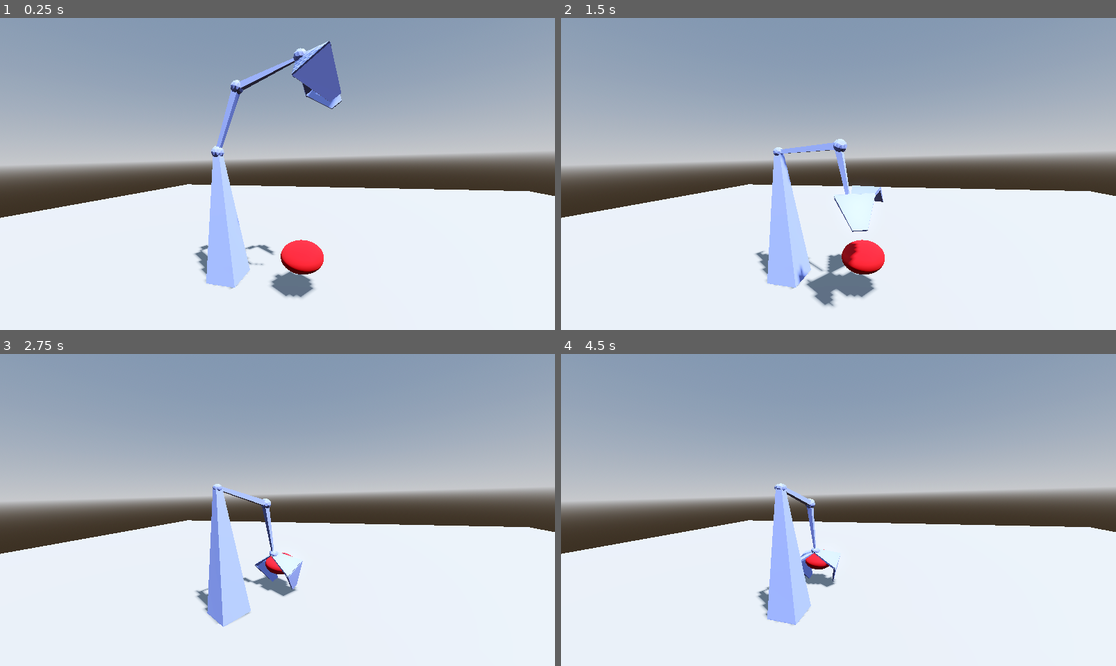
Above: before the commit, frames 1-4 (two rows, left to right).
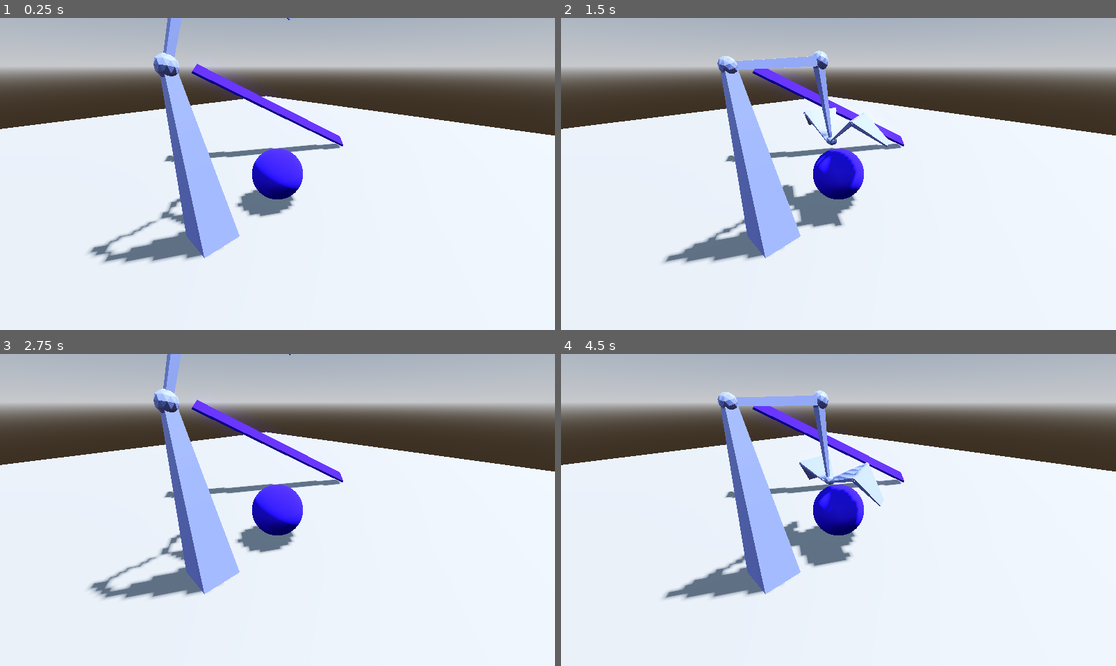
Above: after the commit, the same moments.

Repository: borismassesa/Comp-360-Assignment-4
Game: Godot game, scene res://main.tscn
Two runs of this game, one before a commit and one after it. Both use one fixed random seed, a clock stepped at 60 frames per second and the inputs below.
Inputs:
- Up to frame 1 (0.25 s): no input
- Up to frame 2 (1.5 s): no input
- Up to frame 3 (2.75 s): no input
- Up to frame 4 (4.5 s): no input

The runs differ from the first frame. In frame 1, 61% of the frame differs, in the area x 0-100%, y 0-90%; in frame 2, 62%, in the area x 0-100%, y 0-93%; in frame 3, 61%; in frame 4, 60%.

Commit message:
Worked on the arm to pick the ball and drop on the slider

Diff:
--- a/main.tscn
+++ b/main.tscn
@@ -18,21 +18,36 @@
 [sub_resource type="BoxShape3D" id="BoxShape3D_r1m0o"]
 size = Vector3(0.4, 0.8, 0.4)
 
-[sub_resource type="SphereMesh" id="SphereMesh_1os2g"]
-radius = 0.3
-height = 0.4
-
-[sub_resource type="StandardMaterial3D" id="StandardMaterial3D_r8vyi"]
-albedo_color = Color(0.744191, 0.0278696, 0.0850412, 1)
-
-[sub_resource type="SphereShape3D" id="SphereShape3D_o5i8t"]
-radius = 0.2
-
 [sub_resource type="BoxMesh" id="BoxMesh_ymbo6"]
 size = Vector3(20, 0.2, 20)
 
 [sub_resource type="BoxShape3D" id="BoxShape3D_0x53a"]
 size = Vector3(20, 0.2, 20)
+
+[sub_resource type="StandardMaterial3D" id="StandardMaterial3D_7q5x6"]
+albedo_color = Color(0.1828, 7.89344e-06, 0.995703, 1)
+
+[sub_resource type="BoxMesh" id="BoxMesh_uv8nf"]
+material = SubResource("StandardMaterial3D_7q5x6")
+size = Vector3(0.4, 0.05, 4)
+
+[sub_resource type="BoxShape3D" id="BoxShape3D_qc3dw"]
+size = Vector3(0.4, 0, 2)
+
+[sub_resource type="PhysicsMaterial" id="PhysicsMaterial_qefxv"]
+friction = 0.68
+bounce = 0.53
+
+[sub_resource type="StandardMaterial3D" id="StandardMaterial3D_4ilyg"]
+albedo_color = Color(0.140705, 3.94672e-05, 0.895245, 1)
+
+[sub_resource type="SphereMesh" id="SphereMesh_xkses"]
+material = SubResource("StandardMaterial3D_4ilyg")
+radius = 0.4
+height = 0.8
+
+[sub_resource type="SphereShape3D" id="SphereShape3D_0roy8"]
+radius = 0.4
 
 [node name="origin" type="Node3D"]
 
@@ -44,34 +59,20 @@
 environment = SubResource("Environment_qusxx")
 
 [node name="Camera3D" type="Camera3D" parent="."]
-transform = Transform3D(-0.317418, -0.0834691, 0.944605, -0.0265874, 0.99651, 0.0791215, -0.947913, 0, -0.318529, 2.78126, 1.88593, -1.79541)
+transform = Transform3D(-0.317418, -0.0834691, 0.944605, -0.0265874, 0.99651, 0.0791215, -0.947913, -1.3755e-08, -0.31853, 2.78126, 2.22292, -3.2338)
 
 [node name="arm" parent="." instance=ExtResource("1_sb113")]
-transform = Transform3D(1, 0, 0, 0, 1, 0, 0, 0, 1, 0.0726399, 0, -0.0132054)
+transform = Transform3D(1, 0, 0, 0, 1, 0, 0, 0, 1, 0.016439, 0.0739744, 0)
 
 [node name="GrabArea" type="Area3D" parent="arm"]
-transform = Transform3D(1, 0, 0, 0, 1, 0, 0, 0, 1, 0, 1.2, 1.5)
+transform = Transform3D(1, 0, 0, 0, 1, 0, 0, 0, 1, 0, 1.5452, 1.2)
 collision_layer = 4
 collision_mask = 2
 
 [node name="CollisionShape3D" type="CollisionShape3D" parent="arm/GrabArea"]
 shape = SubResource("BoxShape3D_r1m0o")
 
-[node name="PhysicsSystem" type="Node3D" parent="."]
-
-[node name="Ball" type="RigidBody3D" parent="PhysicsSystem"]
-collision_layer = 2
-collision_mask = 2
-
-[node name="MeshInstance3D" type="MeshInstance3D" parent="PhysicsSystem/Ball"]
-mesh = SubResource("SphereMesh_1os2g")
-surface_material_override/0 = SubResource("StandardMaterial3D_r8vyi")
-
-[node name="CollisionShape3D" type="CollisionShape3D" parent="PhysicsSystem/Ball"]
-shape = SubResource("SphereShape3D_o5i8t")
-
 [node name="Floor" type="StaticBody3D" parent="."]
-transform = Transform3D(1, 0, 0, 0, 1, 0, 0, 0, 1, 0, -0.1, 0)
 collision_mask = 0
 
 [node name="MeshInstance3D" type="MeshInstance3D" parent="Floor"]
@@ -79,3 +80,25 @@
 
 [node name="CollisionShape3D" type="CollisionShape3D" parent="Floor"]
 shape = SubResource("BoxShape3D_0x53a")
+
+[node name="Slider" type="Node3D" parent="."]
+transform = Transform3D(1, 0, 0, 0, 0.939693, 0.34202, 0, -0.34202, 0.939693, -1.30947, 0.760599, -4.17639)
+
+[node name="MeshInstance3D" type="MeshInstance3D" parent="Slider"]
+transform = Transform3D(-0.684326, 0.534929, 0.49553, 0.526396, 0.832676, -0.171929, -0.504585, 0.143189, -0.851406, -0.261427, -0.11901, 1.39653)
+mesh = SubResource("BoxMesh_uv8nf")
+
+[node name="CollisionShape3D" type="CollisionShape3D" parent="Slider/MeshInstance3D"]
+transform = Transform3D(1, -5.96046e-08, -1.19209e-07, 0, 1, 0, -2.98023e-08, 2.98023e-08, 1, 0.0141656, 0.155229, -0.0741386)
+shape = SubResource("BoxShape3D_qc3dw")
+
+[node name="Ball" type="RigidBody3D" parent="."]
+transform = Transform3D(1, 0, 0, 0, 1, 0, 0, 0, 1, 0, 0.484943, -1.29866)
+collision_layer = 5
+physics_material_override = SubResource("PhysicsMaterial_qefxv")
+
+[node name="MeshInstance3D" type="MeshInstance3D" parent="Ball"]
+mesh = SubResource("SphereMesh_xkses")
+
+[node name="CollisionShape3D" type="CollisionShape3D" parent="Ball/MeshInstance3D"]
+shape = SubResource("SphereShape3D_0roy8")
--- a/play.gd
+++ b/play.gd
@@ -5,30 +5,38 @@
 
 @onready var animation_player := $AnimationPlayer
 @onready var grab_area := $GrabArea
-@onready var ball := $"../PhysicsSystem/Ball"
+@onready var ball := $"../Ball" # Ball should be a RigidBody3D with a CollisionShape3D and MeshInstance3D
 
 var can_grab := true
 var is_ball_grabbed := false
 var initial_ball_position: Vector3
 var initial_arm_rotation: Vector3
 
-const ROTATION_SPEED := 5.0  # Adjusted for faster rotation
-const RELEASE_DELAY := 1.0
+const ROTATION_SPEED := 4.0
+const RELEASE_DELAY := 0.2
 
 func _ready() -> void:
-	print("\n=== INITIALIZATION DEBUG ===")
 	print("Script starting...")
 
 	# Get the forward direction of the arm in global space
+	# Assuming the arm faces along its negative z-axis.
 	var forward_direction = -self.global_transform.basis.z.normalized()
 
-	# Position the ball in front of the arm along the forward direction
+	# Place the ball in front of the arm and slightly above the ground.
 	ball.global_position = self.global_transform.origin + forward_direction * 1.2 + Vector3(0, 0.5, 0)
 	print("Ball repositioned to: ", ball.global_position)
 
-	# Position the grabbing area in front of the arm along the forward direction
-	grab_area.global_position = self.global_transform.origin + forward_direction * 1.2 + Vector3(0, 0.5, 0)
+	# Place the grab area at the same position as the ball
+	grab_area.global_position = ball.global_position
 	print("GrabArea repositioned to: ", grab_area.global_position)
+
+	# Adjust the camera to look at the ball from a reasonable angle and distance
+	var camera = get_node("../Camera3D")
+	if camera:
+		# Position camera to look at the ball from a slight offset
+		camera.global_position = ball.global_position + Vector3(2, 1.5, 2)
+		camera.look_at(ball.global_position, Vector3.UP)
+		print("Camera adjusted to view ball")
 
 	# Store initial positions
 	initial_ball_position = ball.global_position
@@ -39,12 +47,13 @@
 	grab_area.body_exited.connect(_on_grab_area_body_exited)
 	animation_player.animation_finished.connect(_on_animation_finished)
 
+	# Ensure ball starts frozen so it doesn't fall away
+	ball.freeze = true
+
 	print("Script initialized successfully")
-	_start_grab_sequence()
+	_start_sequence()
 
 func _physics_process(delta: float) -> void:
-	if ball and grab_area:
-		print("Distance to ball: ", ball.global_position.distance_to(grab_area.global_position))
 	match current_state:
 		State.IDLE:
 			_process_idle()
@@ -57,83 +66,90 @@
 		State.RESETTING:
 			_process_resetting()
 
-func _start_grab_sequence() -> void:
-	print("\n=== STARTING GRAB SEQUENCE ===")
-	if ball.global_position.distance_to(initial_ball_position) > 5.0:
-		print("Ball too far. Resetting position.")
-		_reset_ball()
+	# Keep the ball at the grab area's position while grabbed
+	if is_ball_grabbed:
+		ball.global_transform.origin = grab_area.global_transform.origin
+
+func _start_sequence() -> void:
+	print("Starting grab sequence")
+	print("Available animations: ", animation_player.get_animation_list())
+
 	if animation_player.has_animation("grab"):
 		animation_player.play("grab")
 		current_state = State.GRABBING
 	else:
-		print("ERROR: Missing 'grab' animation!")
-	print("=== GRAB SEQUENCE INITIATED ===\n")
+		print("ERROR: Missing grab animation!")
 
 func _process_idle() -> void:
 	if not animation_player.is_playing():
-		_start_grab_sequence()
+		_start_sequence()
 
 func _process_grabbing() -> void:
-	print("State: GRABBING - Is ball grabbed: ", is_ball_grabbed)
 	if is_ball_grabbed and not animation_player.is_playing():
 		current_state = State.ROTATING
-		print("Transitioning to ROTATING state.")
 
 func _process_rotating(delta: float) -> void:
-	print("Current state: ROTATING")
 	if is_ball_grabbed:
-		var target_rotation = Vector3(0, PI / 2, 0)
+		var target_rotation = Vector3(0, PI/2, 0)
 		rotation = rotation.lerp(target_rotation, ROTATION_SPEED * delta)
-		ball.global_position = grab_area.global_position  # Align ball with grab area
-		print("Rotating - Current: ", rotation, " Target: ", target_rotation)
 
 		if rotation.is_equal_approx(target_rotation):
 			current_state = State.RELEASING
-			print("Rotation complete. Transitioning to RELEASING state.")
 
 func _process_releasing() -> void:
-	print("\n=== RELEASING BALL ===")
 	is_ball_grabbed = false
-	ball.freeze = false
+
+	if animation_player.has_animation("letgo"):
+		animation_player.play("letgo")
+
+		# Keep ball at grab area position before releasing
+		var release_position = grab_area.global_position
+		ball.global_position = release_position
+		# Keep ball frozen to prevent it from falling or moving away
+		ball.freeze = true
+		# Zero out velocities
+		ball.linear_velocity = Vector3.ZERO
+		ball.angular_velocity = Vector3.ZERO
+
 	await get_tree().create_timer(RELEASE_DELAY).timeout
-	print("Ball released at position: ", ball.global_position)
 	current_state = State.RESETTING
 
 func _process_resetting() -> void:
-	print("\n=== RESETTING ===")
+	# Reset arm rotation and reposition ball if needed
 	rotation = initial_arm_rotation
-	await get_tree().create_timer(2.0).timeout
-	print("Arm reset. Transitioning to IDLE.")
+	ball.global_position = grab_area.global_position
+	ball.freeze = true
+	await get_tree().create_timer(1.0).timeout
 	current_state = State.IDLE
 
-func _on_grab_area_body_entered(body: Node3D) -> void:
-	print("\n=== BODY ENTERED GRAB AREA ===")
+func _on_grab_area_body_entered(body: Node) -> void:
+	print("Body entered grab area: ", body.name)
 	if body == ball and can_grab and current_state == State.GRABBING:
+		print("Ball grabbed!")
 		is_ball_grabbed = true
 		ball.freeze = true
+		ball.global_transform.origin = grab_area.global_transform.origin
+
+func _on_grab_area_body_exited(body: Node) -> void:
+	print("Body exited grab area: ", body.name)
+	if body == ball and current_state != State.ROTATING:
+		is_ball_grabbed = false
+		ball.freeze = true
 		ball.global_position = grab_area.global_position
-		print("Ball grabbed and aligned with GrabArea.")
-
-func _on_grab_area_body_exited(body: Node3D) -> void:
-	print("\n=== BODY EXITED GRAB AREA ===")
-	if body == ball:
-		is_ball_grabbed = false
-		ball.freeze = false
-		print("Ball released.")
 
 func _on_animation_finished(anim_name: String) -> void:
-	print("\n=== ANIMATION FINISHED ===")
-	if anim_name == "grab":
-		if is_ball_grabbed:
-			current_state = State.ROTATING
-		else:
-			_start_grab_sequence()
-	elif anim_name == "letgo":
-		current_state = State.RESETTING
+	print("Animation finished: ", anim_name)
+	match anim_name:
+		"grab":
+			if is_ball_grabbed:
+				current_state = State.ROTATING
+			else:
+				_start_sequence()
+		"letgo":
+			current_state = State.RESETTING
 
 func _reset_ball() -> void:
-	print("\n=== RESETTING BALL ===")
 	ball.global_position = initial_ball_position
 	ball.linear_velocity = Vector3.ZERO
 	ball.angular_velocity = Vector3.ZERO
-	print("Ball reset to initial position: ", ball.global_position)
+	ball.freeze = true
Not shown: 1 places in main.tscn that only renumber resources
